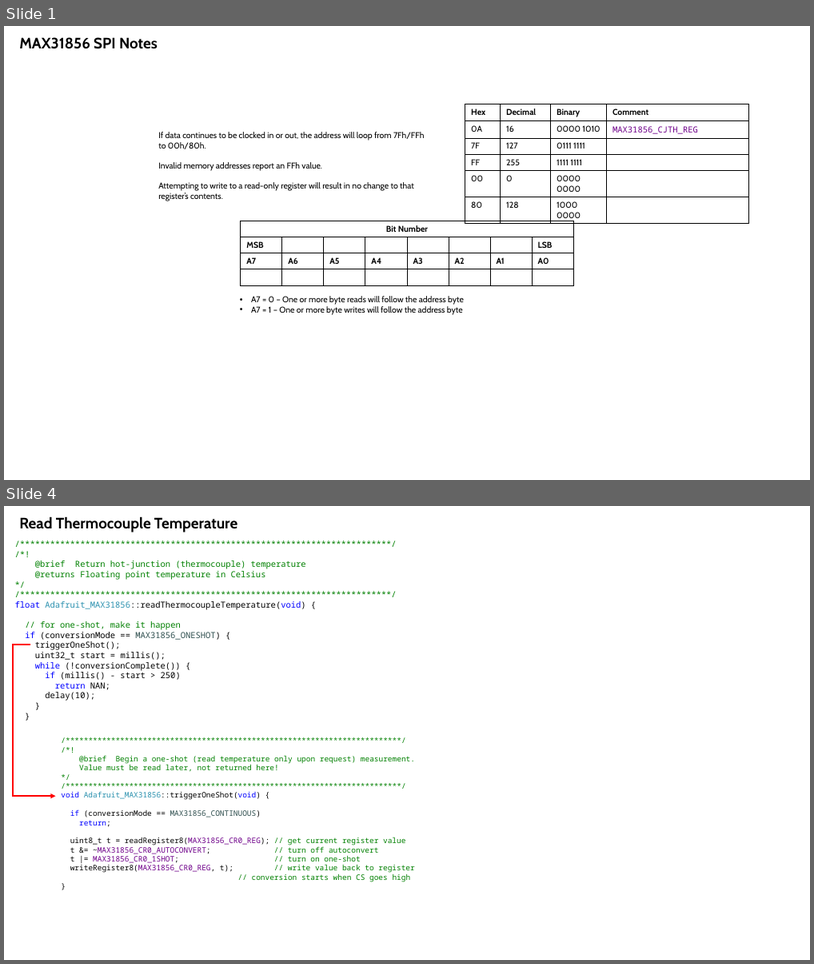
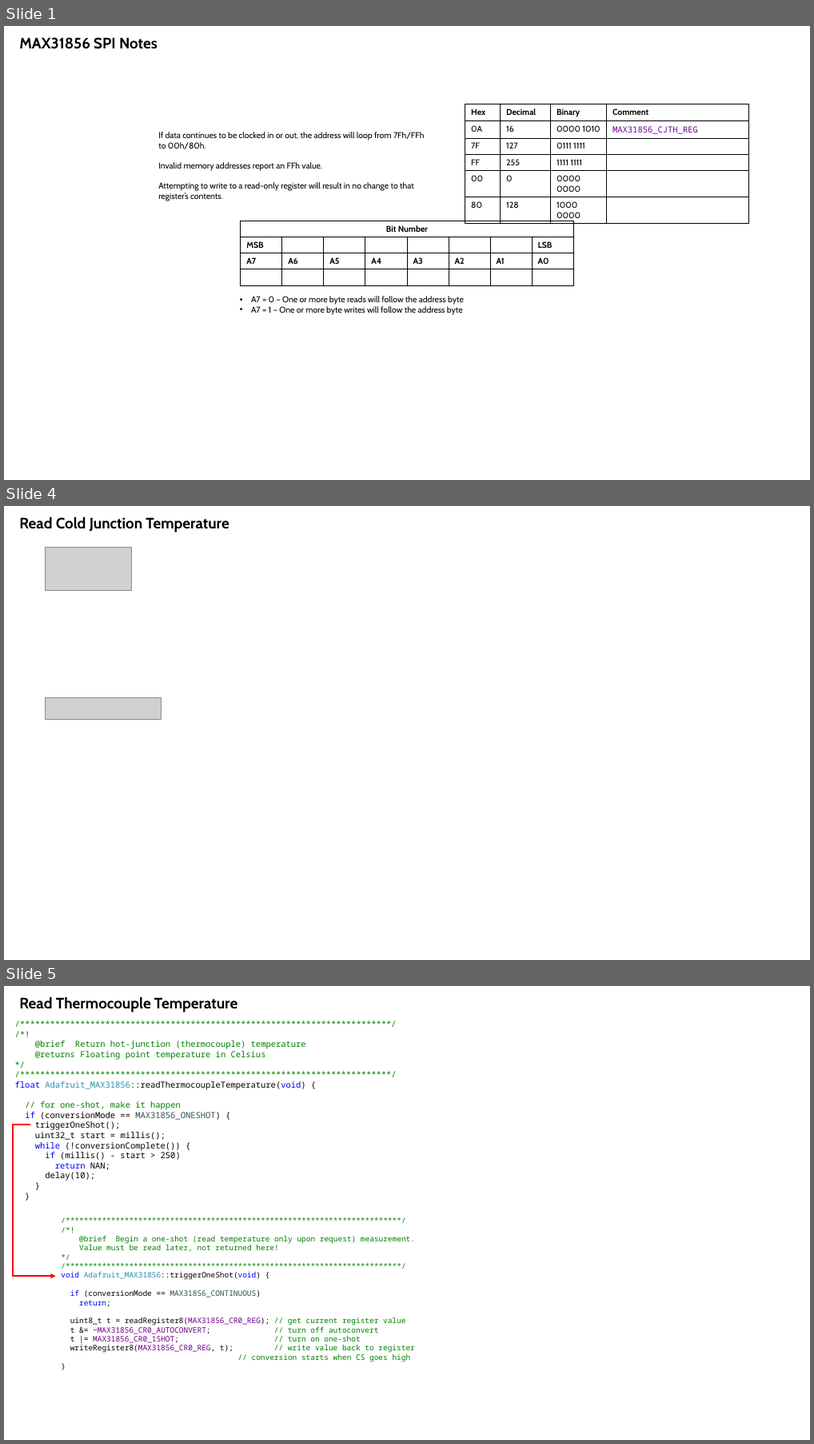
Before and after one commit to clum/LumArduinoSDK, a slide deck: TechnicalDataPackage/Components/MAX31856/MAX31856Notes.pptx. Shown one above the other, each under a label of ours: slides 1 and 4 before the commit, slides 1, 4 and 5 after it; the slides between them are not shown. The pictures are 814x964 and 814x1444 pixels, drawn with LibreOffice and Linux fonts; fonts in the diff are those of the drawing; grey boxes stand for pictures. Boxes give left, top, right and bottom in pixels: in the first picture for what was removed or moved away, otherwise in the second. Text is boxed around its words. In the diff, an @@ line names an element or a change of style, - is before the commit and + after.

```diff
--- a/TechnicalDataPackage/Components/MAX31856/MAX31856Notes.pptx
+++ b/TechnicalDataPackage/Components/MAX31856/MAX31856Notes.pptx
@@ slide 4 added at [4,506,810,960], background #FFFFFF @@
@@ text added at [19,516,229,532], 18 pt, text #000000, bold @@
+Read Cold Junction Temperature
@@ picture added at [45,547,132,591] @@
@@ picture added at [45,697,162,719] @@
@@ what was slide 4 is now slide 5 @@
```
Also in this commit, not shown: 2 slides changed, 7 other files.
